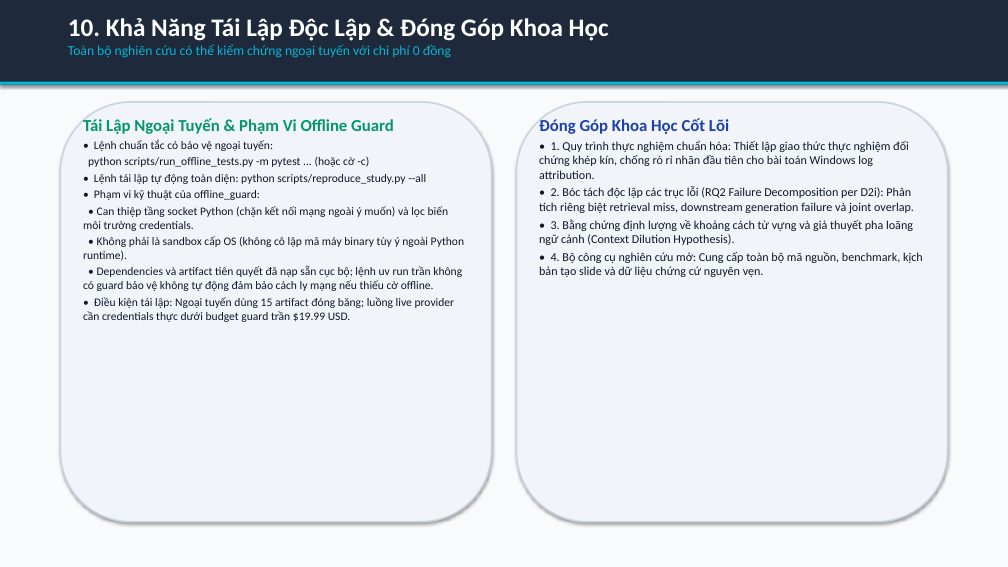
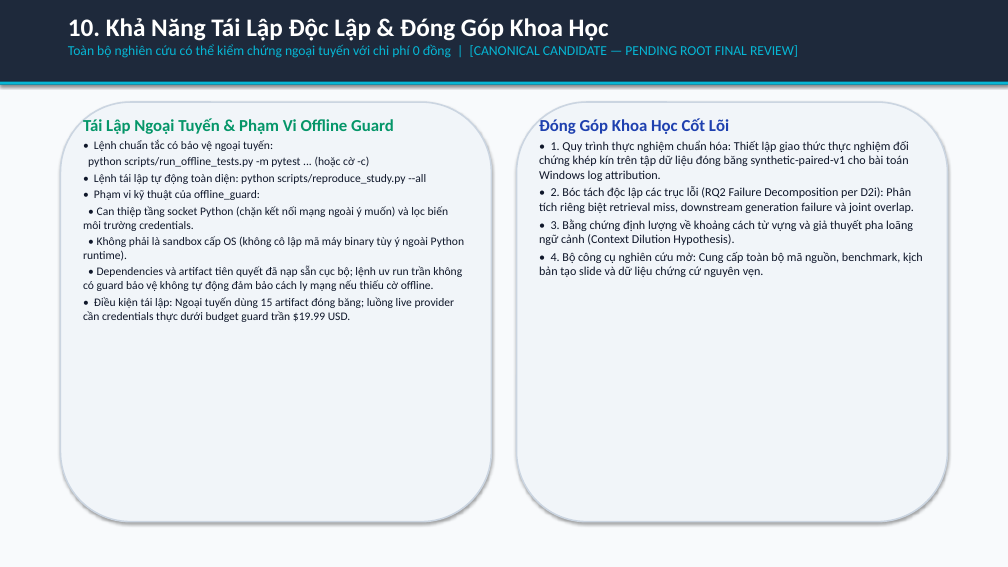
Before and after one commit to habachcp6/RAG2ATTCK, a slide deck: slide 11 of docs/presentation/slides.pptx. Drawn at 1008x567 pixels with LibreOffice and Linux fonts; fonts in the diff are those of the drawing. Boxes give left, top, right and bottom in pixels: in the first picture for what was removed or moved away, otherwise in the second. Text is boxed around its words. In the diff, an @@ line names an element or a change of style, - is before the commit and + after.

```diff
--- a/docs/presentation/slides.pptx
+++ b/docs/presentation/slides.pptx
@@ text at [68, 44, 798, 58]: text changed @@
-Toàn bộ nghiên cứu có thể kiểm chứng ngoại tuyến với chi phí 0 đồng
+Toàn bộ nghiên cứu có thể kiểm chứng ngoại tuyến với chi phí 0 đồng | [CANONICAL CANDIDATE — PENDING ROOT FINAL REVIEW]
@@ text at [539, 140, 909, 181]: text changed @@
-• 1. Quy trình thực nghiệm chuẩn hóa: Thiết lập giao thức thực nghiệm đối chứng khép kín, chống rò rỉ nhãn đầu tiên cho bài toán Windows log attribution.
+• 1. Quy trình thực nghiệm chuẩn hóa: Thiết lập giao thức thực nghiệm đối chứng khép kín trên tập dữ liệu đóng băng synthetic-paired-v1 cho bài toán Windows log attribution.
```
Also in this commit, not shown: 11 other slides changed, 23 other files.
